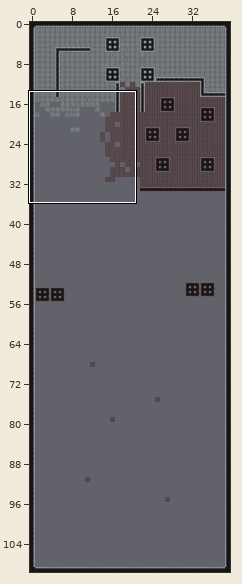
Tiled map -- core/src/main/resources/tileset/wild_ride.tmx. Above, an overview of the earlier version with the close-up marked.
Close-up. Before:
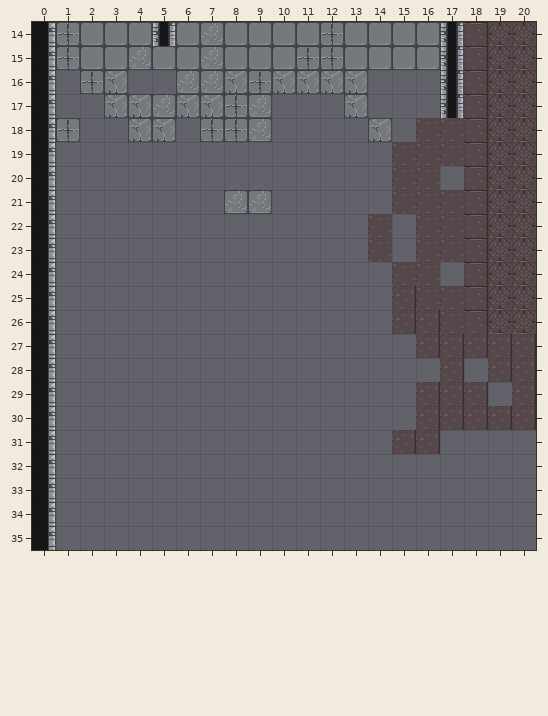
Cells are 32x32 px. Shown: x 0..20, y 14..35. The commit also changed other parts of the map, which this record leaves out.
The result:
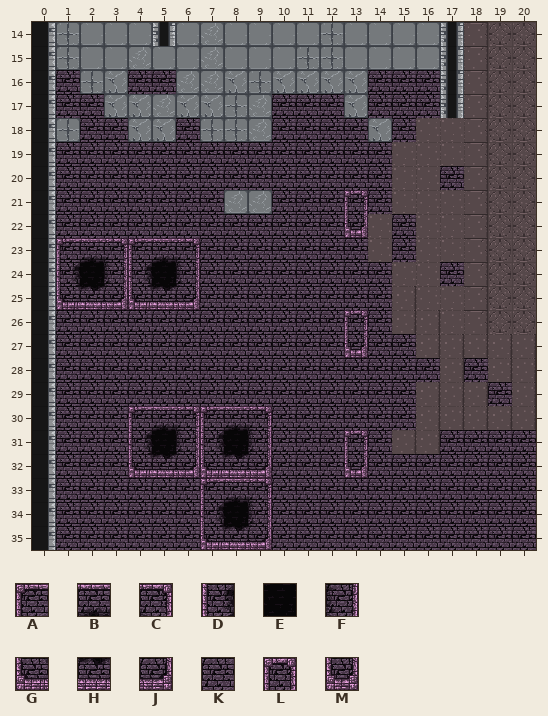
Key: from "tileset": A 9, B 10, C 11, D 25, E 26, F 27, G 41, H 42, J 43, K 44, L 57, M 73.
_ is an empty cell.
The edit:
Layer "Tiles":
y 16: x 1 _ -> K; x 4..5 __ -> KK; x 14..16 ___ -> KKK
y 17: x 1..2 __ -> KK; x 10..12 ___ -> KKK; x 14..16 ___ -> KKK
y 18: x 2..3 __ -> KK; x 6 _ -> K; x 10..13 ____ -> KKKK; x 15 _ -> K
y 19: x 1..14 ______________ -> KKKKKKKKKKKKKK
y 20: x 1..14 ______________ -> KKKKKKKKKKKKKK; x 17 _ -> K
y 21: x 1..7 _______ -> KKKKKKK; x 10..14 _____ -> KKKLK
y 22: x 1..13 _____________ -> KKKKKKKKKKKKM; x 15 _ -> K
y 23: x 1..13 _____________ -> ABCABCKKKKKKK; x 15 _ -> K
y 24: x 1..14 ______________ -> DEFDEFKKKKKKKK; x 17 _ -> K
y 25: x 1..14 ______________ -> GHJGHJKKKKKKKK
y 26: x 1..14 ______________ -> KKKKKKKKKKKKLK
y 27: x 1..15 _______________ -> KKKKKKKKKKKKMKK
y 28: x 1..16 ________________ -> KKKKKKKKKKKKKKKK; x 18 _ -> K
y 29: x 1..15 _______________ -> KKKKKKKKKKKKKKK; x 19 _ -> K
y 30: x 1..15 _______________ -> KKKABCABCKKKKKK
y 31: x 1..14 ______________ -> KKKDEFDEFKKKLK; x 17..20 ____ -> KKKK
y 32: x 1..20 ____________________ -> KKKGHJGHJKKKMKKKKKKK
y 33: x 1..20 ____________________ -> KKKKKKABCKKKKKKKKKKK
y 34: x 1..20 ____________________ -> KKKKKKDEFKKKKKKKKKKK
y 35: x 1..20 ____________________ -> KKKKKKGHJKKKKKKKKKKK
Changed places in both close-ups, as pixel boxes (x1, y1, x2, y2):
added: (56, 70, 536, 550)
